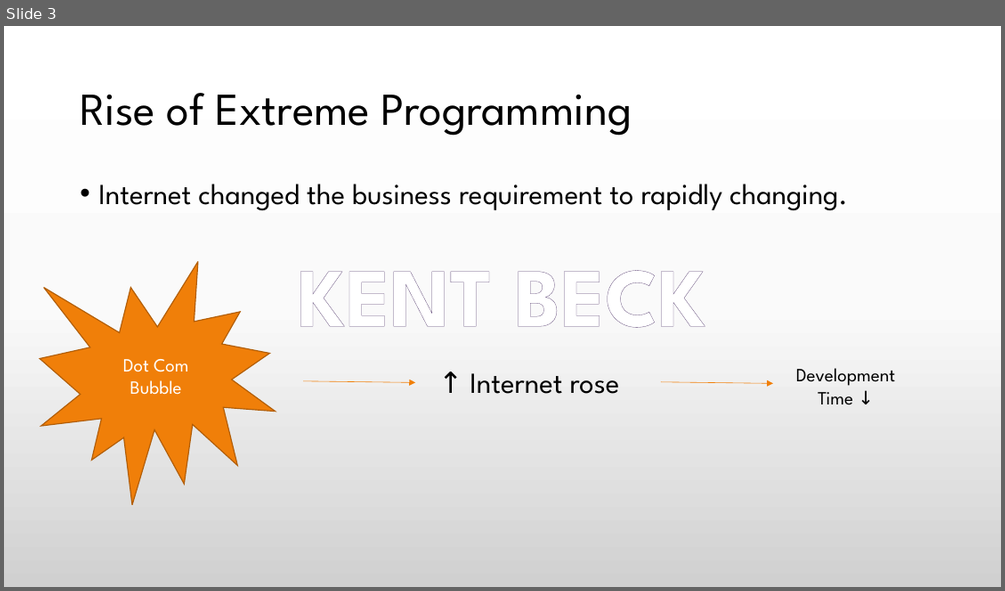
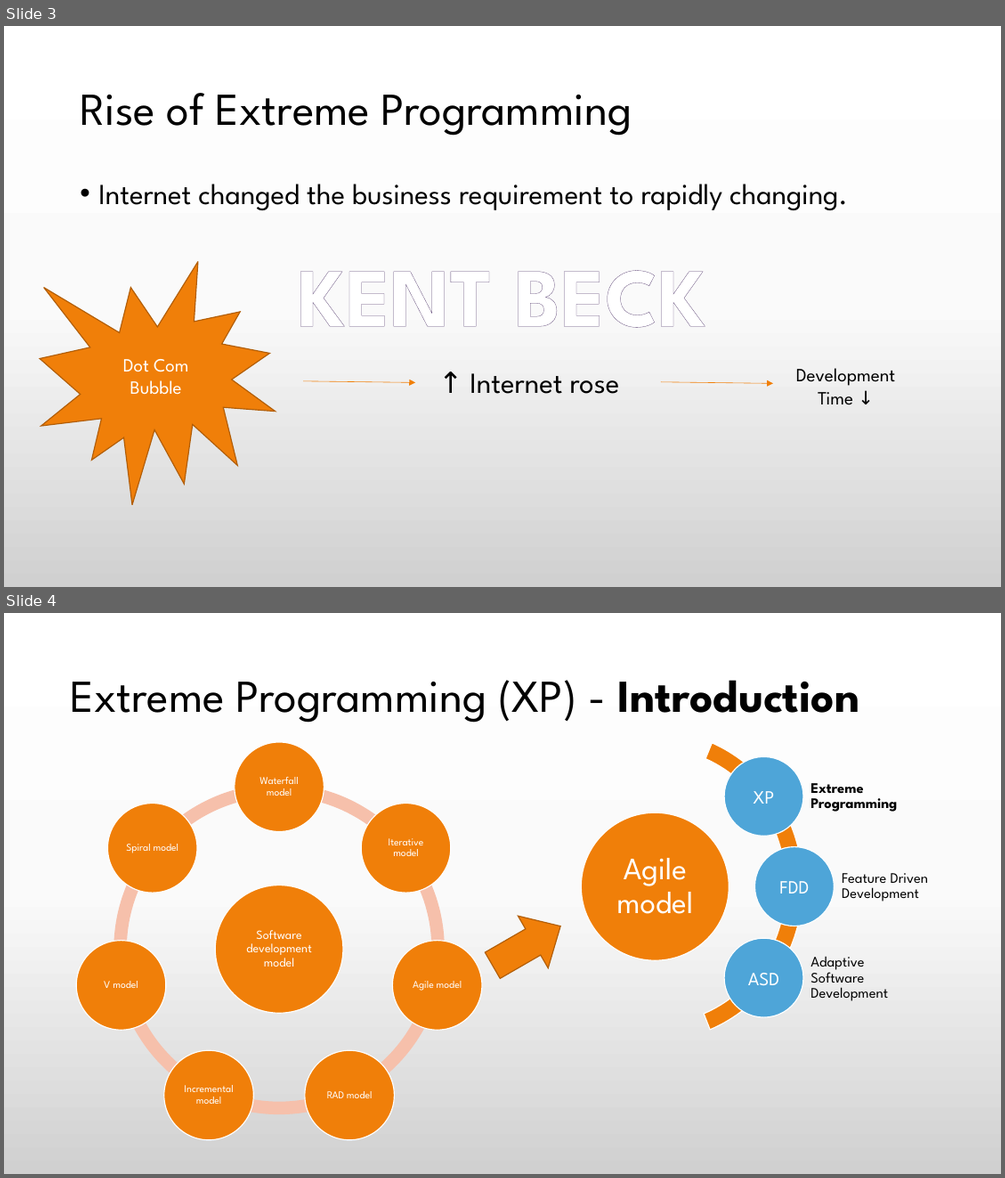
Before and after one commit to praash47/aasn-iii, a slide deck: extreme_programming.pptx. Shown one above the other, each under a label of ours: slide 3 before the commit, slides 3 and 4 after it. The pictures are 1005x591 and 1005x1178 pixels, drawn with LibreOffice and Linux fonts; fonts in the diff are those of the drawing. Boxes give left, top, right and bottom in pixels: in the first picture for what was removed or moved away, otherwise in the second. Text is boxed around its words. In the diff, an @@ line names an element or a change of style, - is before the commit and + after.

Commit message:
added more content
- added classification of extreme programming

```diff
--- a/extreme_programming.pptx
+++ b/extreme_programming.pptx
@@ slide 4 added at box(4, 613, 1001, 1174), background gradient #FFFFFF to #FBFBFB to #D1D1D1 @@
@@ title added at box(70, 680, 859, 722), 44 pt, text #000000 @@
+Extreme Programming (XP) - Introduction
@@ group added at box(77, 742, 483, 1140): 8 ellipses, 8 texts, 7 arch (boxed as its full ring)s @@
+Software development model
+Waterfall model
+Iterative model
+Agile model
+RAD model
+Incremental model
+V model
+Spiral model
@@ down arrow added at box(477, 900, 575, 991), fill #F07F09, outline #B25E07 1 pt @@
@@ group added at box(505, 730, 947, 1041): 3 ellipses, 3 frees, 1 freeform shape, 1 arch (boxed as its full ring) @@
+Agile model
+XP
+Extreme Programming
+FDD
+Feature Driven Development
+ASD
+Adaptive Software Development
```
Also in this commit, not shown: 1 other slide added.
